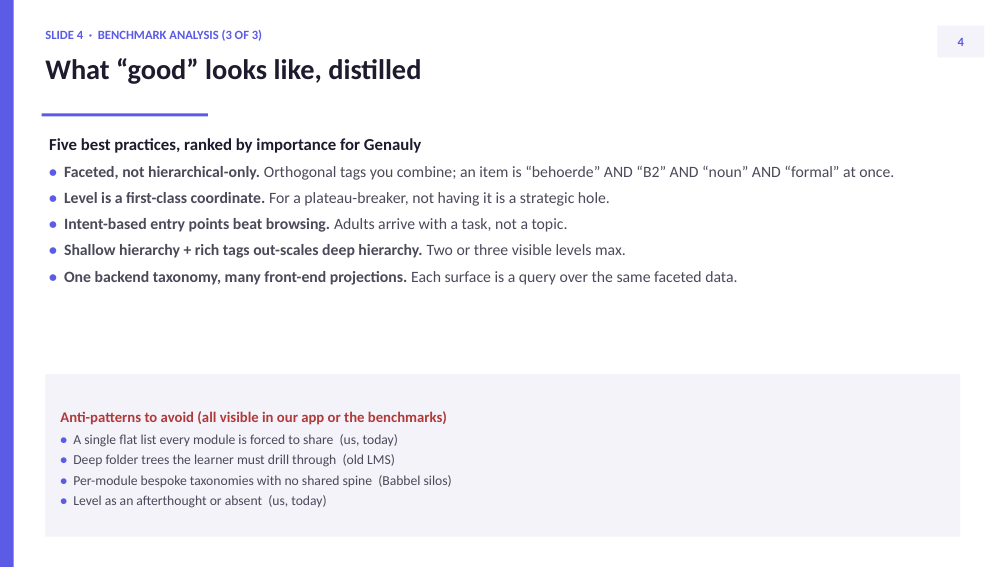
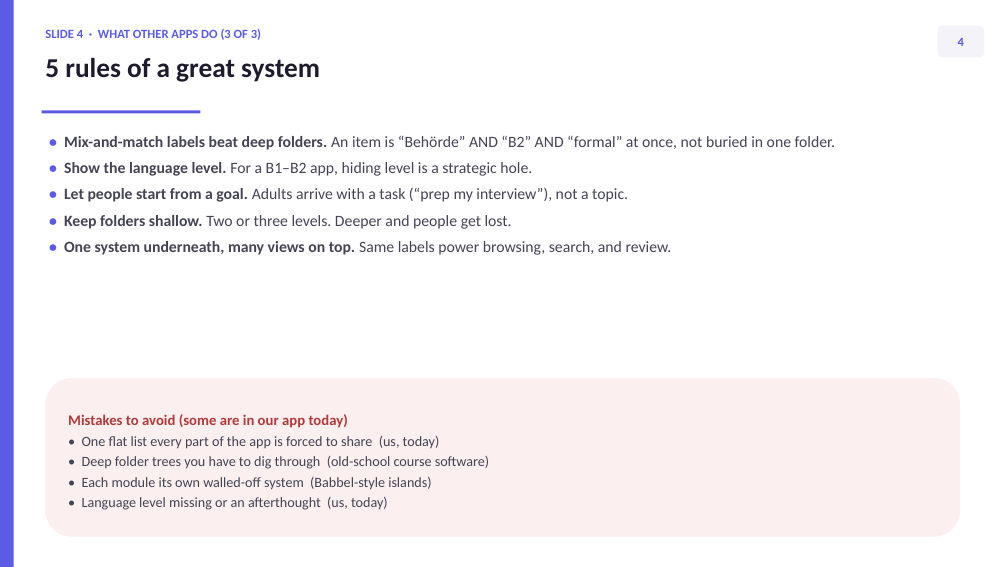
Before and after one commit to thelivinsine/B2furBerufApp, a slide deck: slide 6 of docs/TAXONOMY_REDESIGN.pptx (slide 5 before the commit). Drawn at 1008x567 pixels with LibreOffice and Linux fonts; fonts in the diff are those of the drawing. Boxes give left, top, right and bottom in pixels: in the first picture for what was removed or moved away, otherwise in the second. Text is boxed around its words. In the diff, an @@ line names an element or a change of style, - is before the commit and + after.

```diff
--- a/docs/TAXONOMY_REDESIGN.pptx
+++ b/docs/TAXONOMY_REDESIGN.pptx
@@ text at (45,29,261,40): text changed @@
-SLIDE 4 · BENCHMARK ANALYSIS (3 OF 3)
+SLIDE 4 · WHAT OTHER APPS DO (3 OF 3)
@@ text at (45,58,320,82): text changed; size 27 to 26 pt @@
-What “good” looks like, distilled
+5 rules of a great system
@@ rectangle: place and size @@
-rectangle at (42,113,208,116)
+rectangle at (42,110,200,113)
@@ text at (64,136,835,255): text changed; text colour #4A4A5A to #444455; bold off @@
-Five best practices, ranked by importance for Genauly
-• Faceted, not hierarchical-only. Orthogonal tags you combine; an item is “behoerde” AND “B2” AND “noun” AND “formal” at once.
-• Level is a first-class coordinate. For a plateau-breaker, not having it is a strategic hole.
-• Intent-based entry points beat browsing. Adults arrive with a task, not a topic.
-• Shallow hierarchy + rich tags out-scales deep hierarchy. Two or three visible levels max.
-• One backend taxonomy, many front-end projections. Each surface is a query over the same faceted data.
+• Mix-and-match labels beat deep folders. An item is “Behörde” AND “B2” AND “formal” at once, not buried in one folder.
+• Show the language level. For a B1–B2 app, hiding level is a strategic hole.
+• Let people start from a goal. Adults arrive with a task (“prep my interview”), not a topic.
+• Keep folders shallow. Two or three levels. Deeper and people get lost.
+• One system underneath, many views on top. Same labels power browsing, search, and review.
@@ rounded rectangle "Mistakes to avoid (some are ...": place and size @@
-rounded rectangle "Mistakes to avoid (some are ..." at (45,374,960,537)
+rounded rectangle "Mistakes to avoid (some are ..." at (45,378,960,537)
@@ rounded rectangle "Mistakes to avoid (some are ..." at (45,378,960,537): rectangle to rounded rectangle; fill #F4F3FA to #FCEFEF @@
@@ text in rounded rectangle at (68,414,489,510): text changed; size 13 to 13.5 pt; text colour #4A4A5A to #444455 @@
-Anti-patterns to avoid (all visible in our app or the benchmarks)
-• A single flat list every module is forced to share (us, today)
-• Deep folder trees the learner must drill through (old LMS)
-• Per-module bespoke taxonomies with no shared spine (Babbel silos)
-• Level as an afterthought or absent (us, today)
+Mistakes to avoid (some are in our app today)
+• One flat list every part of the app is forced to share (us, today)
+• Deep folder trees you have to dig through (old-school course software)
+• Each module its own walled-off system (Babbel-style islands)
+• Language level missing or an afterthought (us, today)
```
Also in this commit, not shown: 3 other slides changed, 25 slides added, 22 slides removed, 14 other files.
